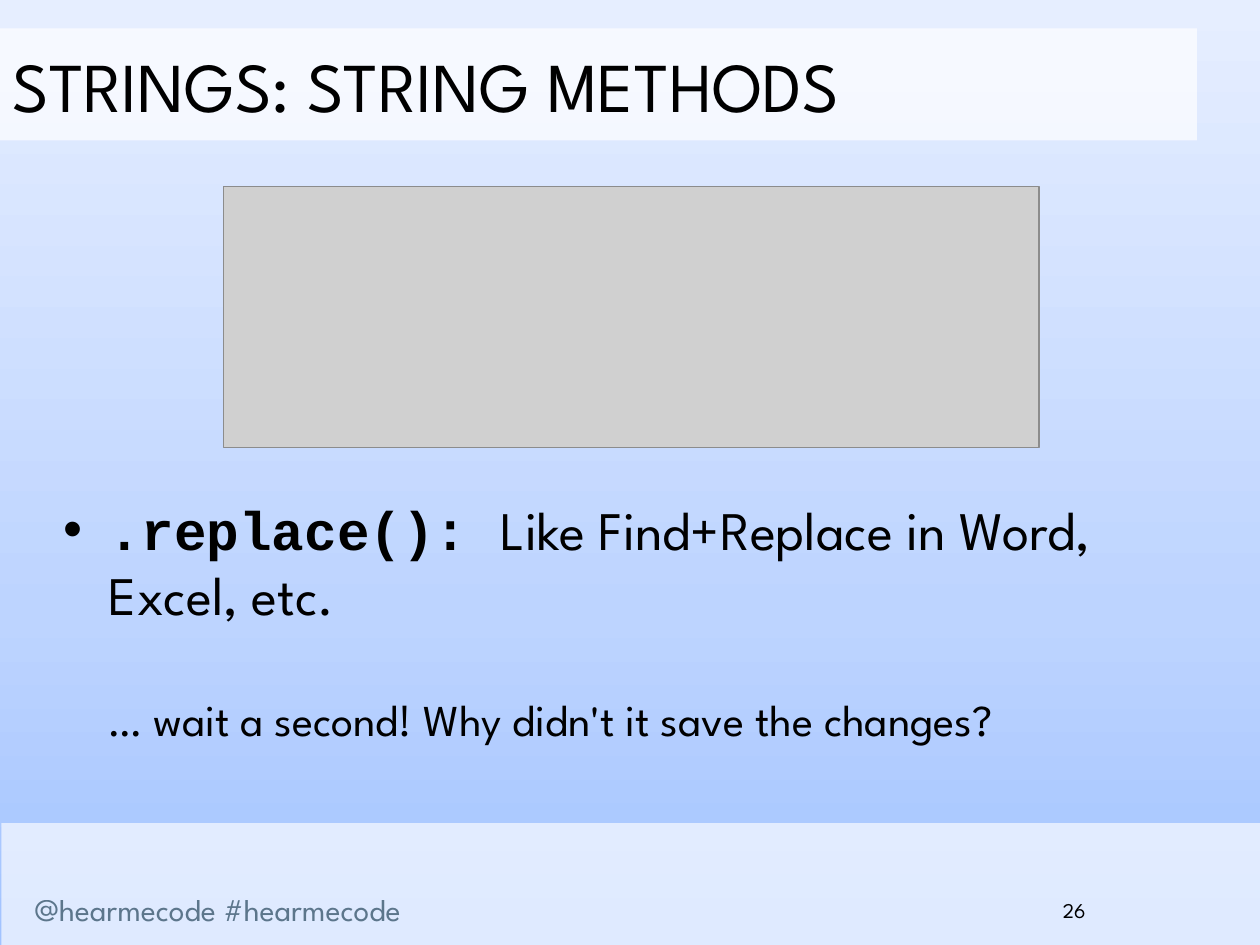
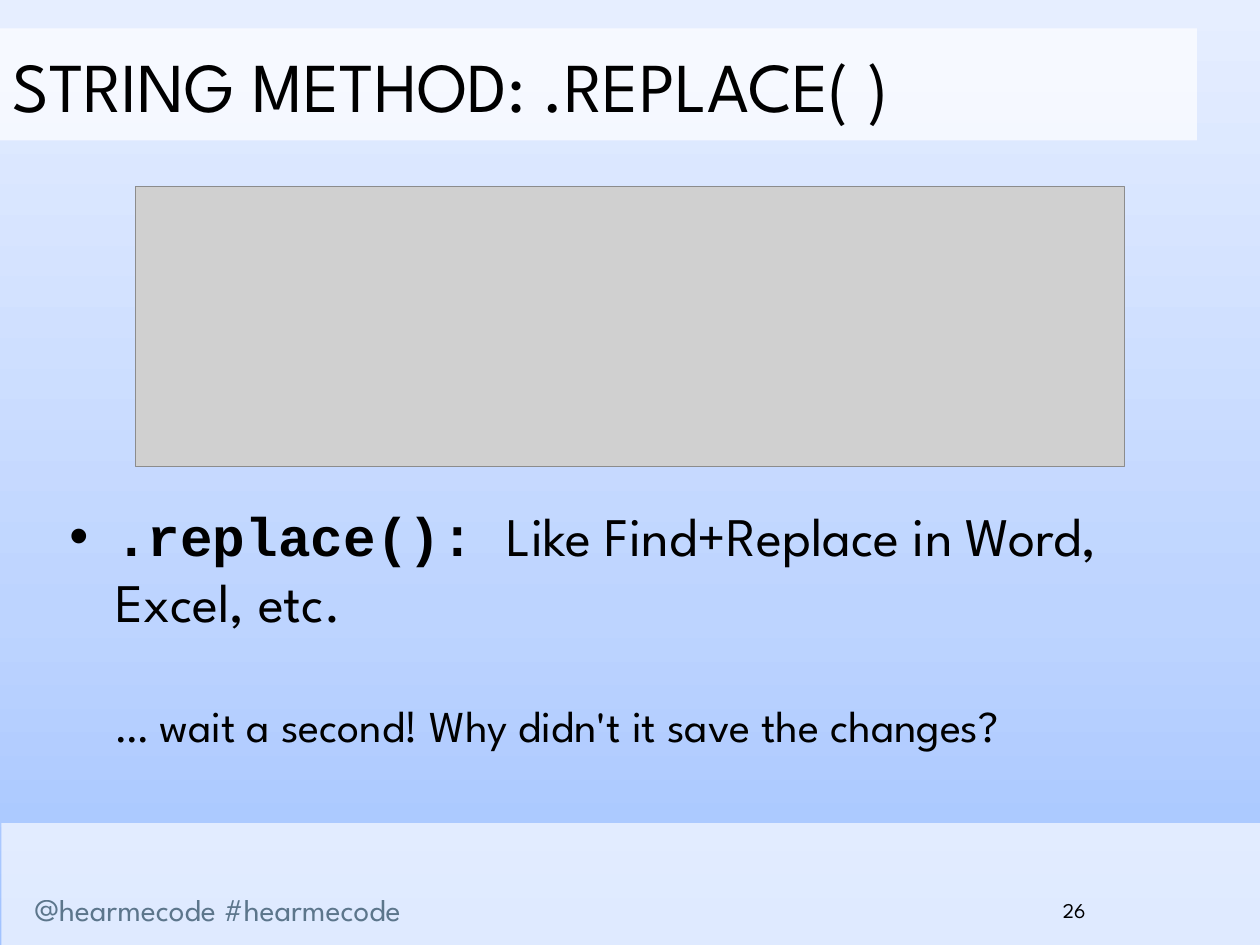
Before and after one commit to hearmecode/slides, a slide deck: slide 26 of Lesson 1/Hear Me Code - Strings and Conditionals.pptx. Drawn at 1260x945 pixels with LibreOffice and Linux fonts; fonts in the diff are those of the drawing; grey boxes stand for pictures; background and template pictures are left out. Boxes give left, top, right and bottom in pixels: in the first picture for what was removed or moved away, otherwise in the second. Text is boxed around its words. In the diff, an @@ line names an element or a change of style, - is before the commit and + after.

```diff
--- a/Lesson 1/Hear Me Code - Strings and Conditionals.pptx
+++ b/Lesson 1/Hear Me Code - Strings and Conditionals.pptx
@@ text in rectangle at (12,63,850,126): text changed @@
-STRINGS: STRING METHODS
+STRING METHOD: .REPLACE( )
@@ text ".replace(): Like Find+Replace in Word, ...": place and size @@
-text ".replace(): Like Find+Replace in Word, ..." at (109,512,1091,746)
+text ".replace(): Like Find+Replace in Word, ..." at (115,518,1097,752)
@@ picture: place and size @@
-picture at (224,186,1040,447)
+picture at (136,186,1125,466)
```
Also in this commit, not shown: 31 other slides changed, 4 slides added, 1 slide removed, 3 other files.
